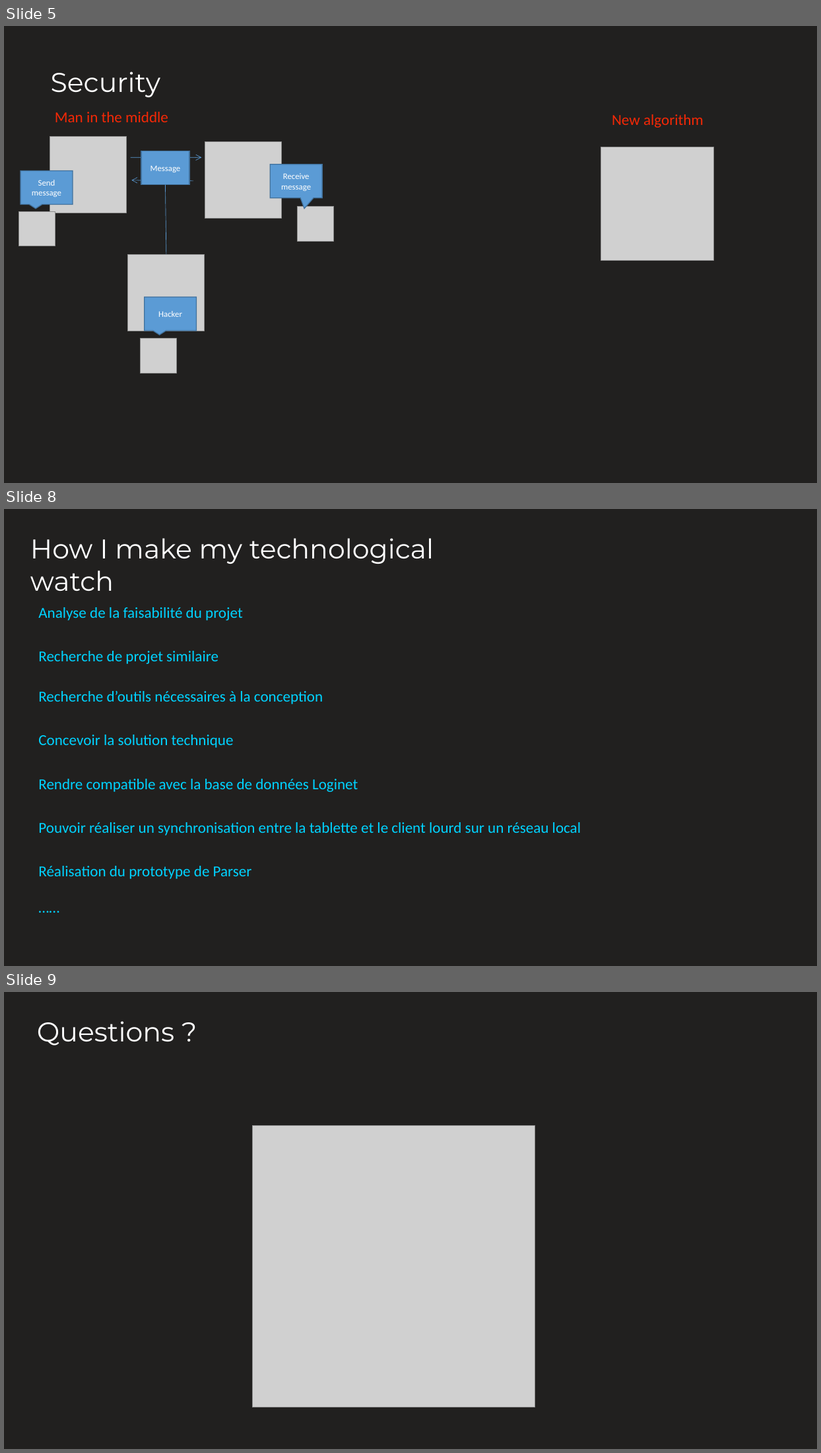
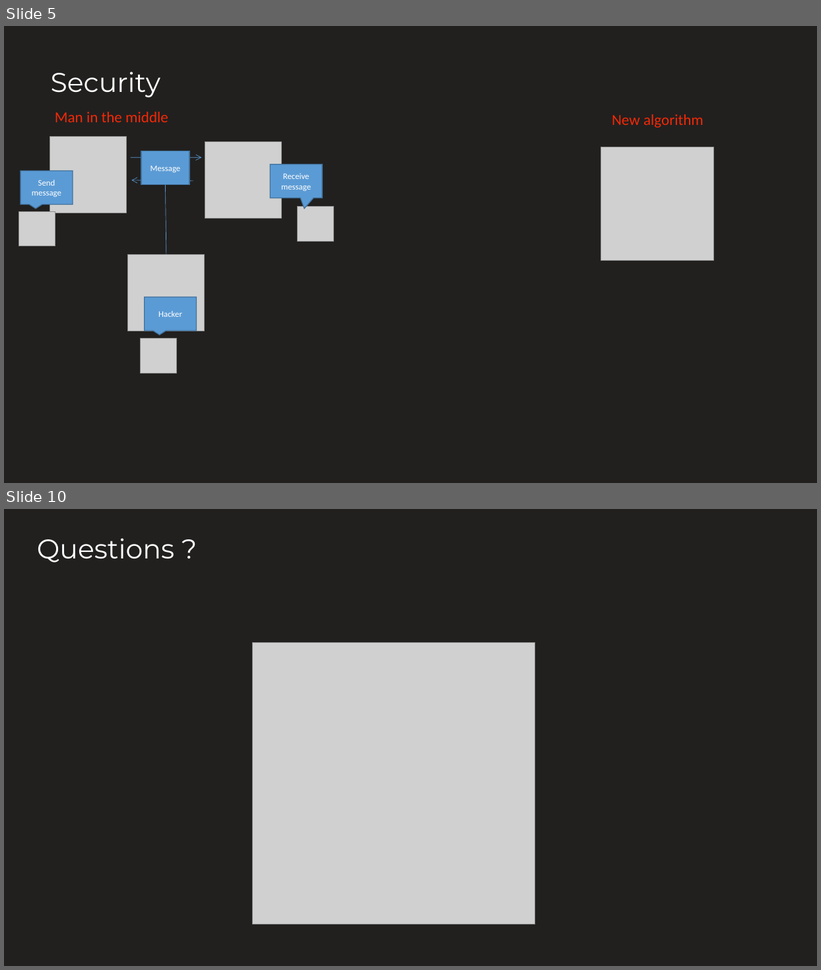
Before and after one commit to kevinalonso/Oral, a slide deck: Présentation1.ppt. Shown one above the other, each under a label of ours: slides 5, 8 and 9 before the commit, slides 5 and 10 after it; the slides between them are not shown. The pictures are 821x1453 and 821x970 pixels, drawn with LibreOffice and Linux fonts; fonts in the diff are those of the drawing; grey boxes stand for pictures. Boxes give left, top, right and bottom in pixels: in the first picture for what was removed or moved away, otherwise in the second. Text is boxed around its words. In the diff, an @@ line names an element or a change of style, - is before the commit and + after.

```diff
--- a/Présentation1.ppt
+++ b/Présentation1.ppt
@@ slide 8 removed at (x1=4, y1=509, x2=817, y2=966), background #21201F @@
@@ text removed at (x1=30, y1=538, x2=434, y2=591) @@
-How I make my technological watch
@@ text removed at (x1=38, y1=607, x2=243, y2=621) @@
-Analyse de la faisabilité du projet
@@ text removed at (x1=38, y1=651, x2=218, y2=664) @@
-Recherche de projet similaire
@@ text removed at (x1=38, y1=691, x2=323, y2=704) @@
-Recherche d’outils nécessaires à la conception
@@ text removed at (x1=38, y1=735, x2=234, y2=748) @@
-Concevoir la solution technique
@@ text removed at (x1=38, y1=779, x2=358, y2=792) @@
-Rendre compatible avec la base de données Loginet
@@ text removed at (x1=38, y1=823, x2=581, y2=836) @@
-Pouvoir réaliser un synchronisation entre la tablette et le client lourd sur un réseau local
@@ text removed at (x1=38, y1=866, x2=252, y2=879) @@
-Réalisation du prototype de Parser
@@ text removed at (x1=32, y1=894, x2=193, y2=919) @@
-……
@@ what was slide 9 is now slide 10 @@
```
Also in this commit, not shown: 3 slides changed, 3 slides added, 1 other slide removed, 7 other files.
